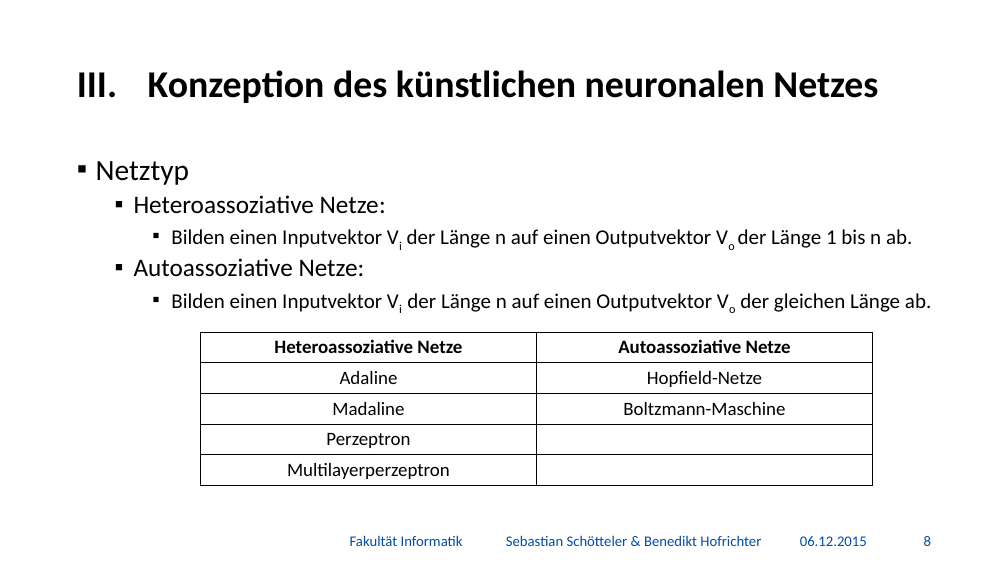
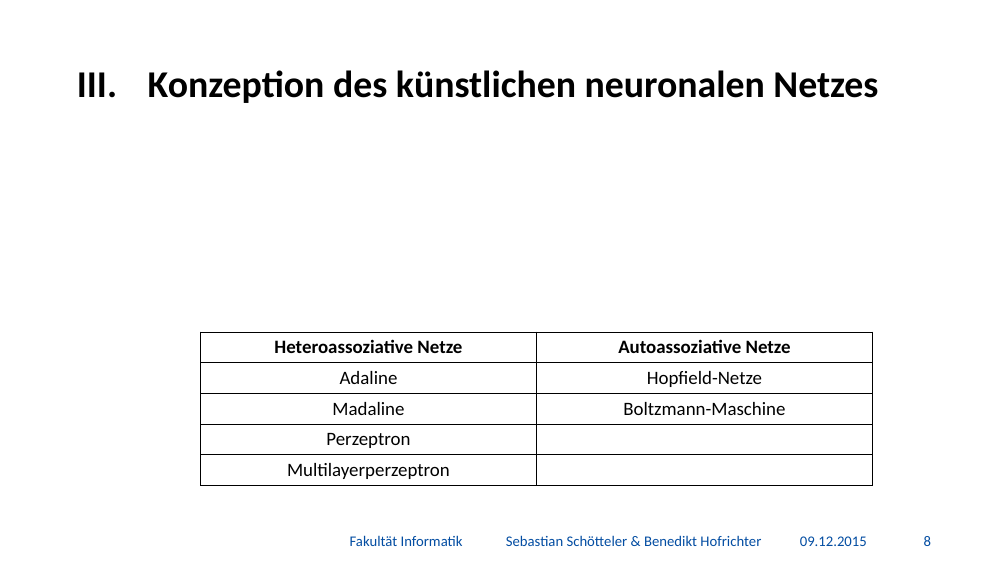
Before and after one commit to BenediktGitGit/soco15, a slide deck: slide 9 of 3b) Vortrag/Präsentation.pptx. Drawn at 1008x567 pixels with LibreOffice and Linux fonts; fonts in the diff are those of the drawing; grey boxes stand for pictures; background and template pictures are left out. Boxes give left, top, right and bottom in pixels: in the first picture for what was removed or moved away, otherwise in the second. Text is boxed around its words. In the diff, an @@ line names an element or a change of style, - is before the commit and + after.

```diff
--- a/3b) Vortrag/Präsentation.pptx
+++ b/3b) Vortrag/Präsentation.pptx
@@ text removed at bbox=[96, 161, 931, 312] @@
-▪ Netztyp
-  ▪ Heteroassoziative Netze :
-    ▪ Bilden einen Inputvektor Vi der Länge n auf einen Outputvektor Vo der Länge 1 bis n ab.
-  ▪ Autoassoziative Netze:
-    ▪ Bilden einen Inputvektor Vi der Länge n auf einen Outputvektor Vo der gleichen Länge ab.
@@ text at bbox=[800, 536, 867, 546]: text changed @@
-06.12.2015
+09.12.2015
```
Also in this commit, not shown: 45 other slides changed, 4 slides added, 1 other file.
